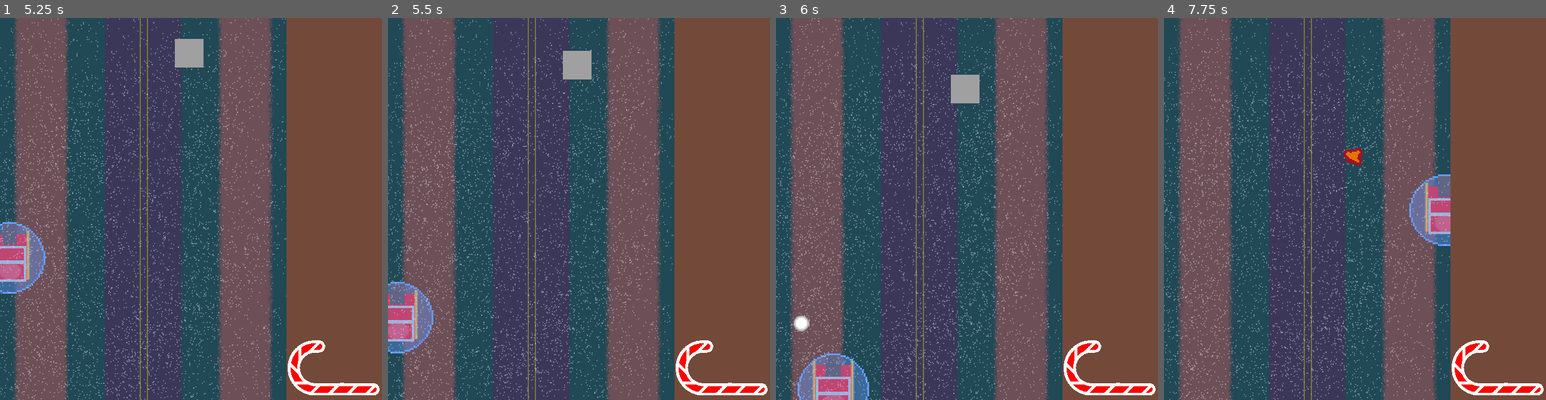
Above: before the commit, frames 1-4 (left to right).
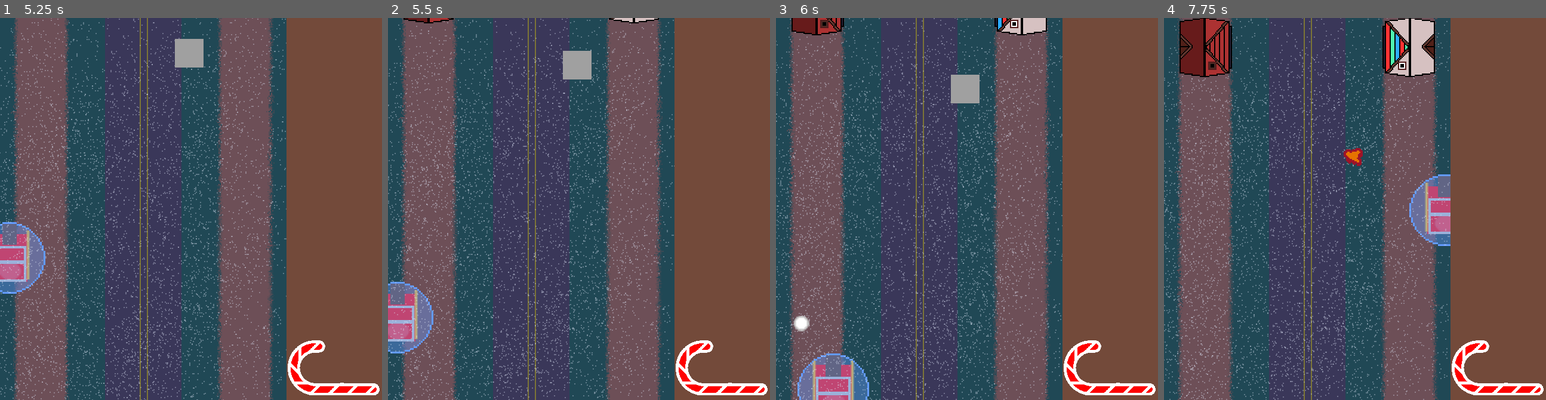
Above: after the commit, the same moments.

Repository: Zoidmania/gdex-2023-winter
Game: Godot game, scene res://stages/stage_north_america.tscn
The game is run twice, just before and just after one commit, with the same random seed, the same clock (stepped at 60 frames per second) and the same inputs. The engine's default icon, where the game draws it, is replaced by a stand-in: a white triangle on a blue panel in a dark square.
Inputs:
- Up to frame 1 (5.25 s): hold Right (santa_move_right) 0.53-1.28 s; tap Shift (santa_land_or_take_off) every 1.5 s from 0.6 to 5.1 s; hold Down (santa_move_down) 1.28-2.03 s; tap Space (santa_shoot) at 1.35, 2.85, 4.35 s; hold Right (santa_move_right) 2.03-2.78 s; hold Up (santa_move_up) 2.78-3.53 s; hold Left (santa_move_left) 3.53-5.03 s; hold Down (santa_move_down) from 5.03 s (still down)
- Up to frame 2 (5.5 s): keep holding Down (santa_move_down)
- Up to frame 3 (6 s): release Down (santa_move_down) at 5.78 s; hold Right (santa_move_right) from 5.78 s (still down); tap Space (santa_shoot) at 5.85 s
- Up to frame 4 (7.75 s): release Right (santa_move_right) at 6.53 s; hold Up (santa_move_up) 6.53-7.28 s; tap Shift (santa_land_or_take_off) at 6.6 s; hold Right (santa_move_right) from 7.28 s (still down); tap Space (santa_shoot) at 7.35 s

Frame 1 is identical in both runs. In frame 2, 0.2% of the frame differs, in the area x 4-71%, y 0-2%; in frame 3, 1.1%; in frame 4, 4.0%, in the area x 4-71%, y 0-16%.

Commit message:
house spawn shitty

Diff:
--- a/src/assets/house/BlueHouse.tscn
+++ /dev/null
@@ -1,24 +0,0 @@
-[gd_scene load_steps=3 format=3 uid="uid://djth6ix641105"]
-
-[ext_resource type="Texture2D" uid="uid://bpyr4yn6e3t0v" path="res://assets/house/blue_house.png" id="1_haoua"]
-
-[sub_resource type="GDScript" id="GDScript_eqf3o"]
-script/source = "extends House
-
-
-# Called when the node enters the scene tree for the first time.
-func _ready():
-    pass # Replace with function body.
-
-
-# Called every frame. 'delta' is the elapsed time since the previous frame.
-func _process(delta):
-    pass
-"
-
-[node name="BlueHouse" type="Node2D"]
-script = SubResource("GDScript_eqf3o")
-
-[node name="BlueHouse" type="Sprite2D" parent="."]
-texture = ExtResource("1_haoua")
-centered = false
--- a/src/assets/house/GreenHouse.tscn
+++ /dev/null
@@ -1,21 +0,0 @@
-[gd_scene load_steps=3 format=3 uid="uid://bhqkhrcyiy0vg"]
-
-[ext_resource type="Texture2D" uid="uid://d0hykm0k46e3w" path="res://assets/house/green_house.png" id="1_hk5dv"]
-
-[sub_resource type="GDScript" id="GDScript_ckhvr"]
-script/source = "extends House
-
-
-# Called when the node enters the scene tree for the first time.
-func _ready():
-    super() # Replace with function body.
-
-
-"
-
-[node name="GreeenHouse" type="Node2D"]
-script = SubResource("GDScript_ckhvr")
-
-[node name="GreenHouse" type="Sprite2D" parent="."]
-texture = ExtResource("1_hk5dv")
-centered = false
--- a/src/assets/house/RedHouse.tscn
+++ /dev/null
@@ -1,9 +0,0 @@
-[gd_scene load_steps=2 format=3 uid="uid://plev4cqu1mfk"]
-
-[ext_resource type="Texture2D" uid="uid://dreixqjl31t6k" path="res://assets/house/house.png" id="1_3uvo5"]
-
-[node name="RedHouse" type="Node2D"]
-
-[node name="House" type="Sprite2D" parent="."]
-texture = ExtResource("1_3uvo5")
-centered = false
--- a/src/assets/house/blue_house.tscn
+++ b/src/assets/house/blue_house.tscn
@@ -6,9 +6,8 @@
 [node name="BlueHouse" instance=ExtResource("1_d1y11")]
 
 [node name="VisibleOnScreenNotifier2D" parent="." index="0"]
-position = Vector2(25.5, 25.5)
-scale = Vector2(2.45, 2.55)
+position = Vector2(1, 42)
+scale = Vector2(2.45, 6.7)
 
 [node name="Sprite2D" type="Sprite2D" parent="." index="1"]
 texture = ExtResource("2_dfra5")
-centered = false
--- a/src/assets/house/delivery_house.tscn
+++ b/src/assets/house/delivery_house.tscn
@@ -5,6 +5,14 @@
 [ext_resource type="PackedScene" uid="uid://bsg7q3ew2mbni" path="res://assets/house/house.tscn" id="1_rgln3"]
 [ext_resource type="Texture2D" uid="uid://b4vbk5cplh0h4" path="res://assets/house/rgb_2.png" id="2_483vg"]
 [ext_resource type="Texture2D" uid="uid://ct1y10kymu2y8" path="res://assets/house/rgb_3.png" id="3_tv4ah"]
+
+[sub_resource type="RectangleShape2D" id="RectangleShape2D_l5sbe"]
+size = Vector2(51, 50)
+
+[sub_resource type="StyleBoxFlat" id="StyleBoxFlat_3ey42"]
+
+[sub_resource type="StyleBoxFlat" id="StyleBoxFlat_q2qtw"]
+bg_color = Color(1, 0.145098, 0, 1)
 
 [sub_resource type="SpriteFrames" id="SpriteFrames_sbfy5"]
 animations = [{
@@ -23,30 +31,20 @@
 "speed": 6.0
 }]
 
-[sub_resource type="RectangleShape2D" id="RectangleShape2D_l5sbe"]
-size = Vector2(51, 50)
-
-[sub_resource type="StyleBoxFlat" id="StyleBoxFlat_3ey42"]
-
-[sub_resource type="StyleBoxFlat" id="StyleBoxFlat_q2qtw"]
-bg_color = Color(1, 0.145098, 0, 1)
-
 [node name="DeliveryHouse" instance=ExtResource("1_rgln3")]
 script = ExtResource("1_h36dp")
 
-[node name="House" type="AnimatedSprite2D" parent="." index="1"]
-sprite_frames = SubResource("SpriteFrames_sbfy5")
-autoplay = "default"
-frame_progress = 0.143548
-centered = false
+[node name="VisibleOnScreenNotifier2D" parent="." index="0"]
+position = Vector2(2, 40)
+scale = Vector2(2.65, 6.6)
 
-[node name="Area2D" type="Area2D" parent="." index="2"]
+[node name="Area2D" type="Area2D" parent="." index="1"]
 
 [node name="CollisionShape2D" type="CollisionShape2D" parent="Area2D" index="0"]
-position = Vector2(25.5, 25)
+position = Vector2(1, 0)
 shape = SubResource("RectangleShape2D_l5sbe")
 
-[node name="ProgressBar" type="ProgressBar" parent="." index="3"]
+[node name="ProgressBar" type="ProgressBar" parent="." index="2"]
 visible = false
 offset_top = 52.0
 offset_right = 51.0
@@ -58,6 +56,12 @@
 value = 5.0
 show_percentage = false
 
-[node name="PresentTimer" type="Timer" parent="." index="4"]
+[node name="PresentTimer" type="Timer" parent="." index="3"]
 wait_time = 5.0
 one_shot = true
+
+[node name="House" type="AnimatedSprite2D" parent="." index="5"]
+sprite_frames = SubResource("SpriteFrames_sbfy5")
+autoplay = "default"
+frame = 1
+frame_progress = 0.0740572
--- a/src/assets/house/green_house.tscn
+++ b/src/assets/house/green_house.tscn
@@ -6,9 +6,8 @@
 [node name="GreenHouse" instance=ExtResource("1_vbtbp")]
 
 [node name="VisibleOnScreenNotifier2D" parent="." index="0"]
-position = Vector2(25, 26)
-scale = Vector2(2.4, 2.5)
+position = Vector2(-1.90735e-06, 32)
+scale = Vector2(2.4, 5.9)
 
 [node name="Sprite2D" type="Sprite2D" parent="." index="1"]
 texture = ExtResource("2_s5val")
-centered = false
--- a/src/assets/house/house.tscn
+++ b/src/assets/house/house.tscn
@@ -7,7 +7,10 @@
 script = ExtResource("1_bgkkt")
 
 [node name="VisibleOnScreenNotifier2D" type="VisibleOnScreenNotifier2D" parent="."]
+position = Vector2(0, 23.5)
+scale = Vector2(1, 3.35)
 
-[node name="MoveComponent" type="Node" parent="."]
+[node name="MoveComponent" type="Node" parent="." node_paths=PackedStringArray("actor")]
 script = ExtResource("2_yjpxm")
+actor = NodePath("..")
 velocity = Vector2(0, 20)
--- a/src/assets/house/red_house.tscn
+++ b/src/assets/house/red_house.tscn
@@ -6,9 +6,8 @@
 [node name="RedHouse" instance=ExtResource("1_rvc2y")]
 
 [node name="VisibleOnScreenNotifier2D" parent="." index="0"]
-position = Vector2(25.5, 26.5)
-scale = Vector2(2.55, 2.55)
+position = Vector2(1, 43)
+scale = Vector2(2.55, 6.7)
 
 [node name="Sprite2D" type="Sprite2D" parent="." index="1"]
 texture = ExtResource("2_uayip")
-centered = false
--- a/src/components/spawner_component.gd
+++ b/src/components/spawner_component.gd
@@ -27,6 +27,12 @@
 
     if not instance:
         instance = scene.instantiate()
+        if flipped:
+            for item in instance.get_children().filter(
+                func(element):
+                    return element is AnimatedSprite2D or element is Sprite2D
+            ):
+                item.flip_h = true
         parent.call_deferred("add_child", instance)
 
     instance.global_position = global_spawn_position
--- a/src/stages/house_generator.gd
+++ b/src/stages/house_generator.gd
@@ -23,9 +23,9 @@
     var type = randi_range(1, 10)
     if type == 10:
         delivery_house.spawn(right_spawn.global_position, get_tree().current_scene, null, true)
-    elif 1 <= type <= 3:
+    elif 1 <= type and type <= 3:
         red_house.spawn(right_spawn.global_position, get_tree().current_scene, null, true)
-    elif 4 <= type <= 6:
+    elif 4 <= type and type <= 6:
         blue_house.spawn(right_spawn.global_position, get_tree().current_scene, null, true)
     else:
         green_house.spawn(right_spawn.global_position, get_tree().current_scene, null, true)
@@ -34,9 +34,9 @@
     var type = randi_range(1, 10)
     if type == 10:
         delivery_house.spawn(left_spawn.global_position, get_tree().current_scene, null)
-    elif 1 <= type <= 3:
+    elif 1 <= type and type <= 3:
         red_house.spawn(left_spawn.global_position, get_tree().current_scene, null)
-    elif 4 <= type <= 6:
+    elif 4 <= type and type <= 6:
         blue_house.spawn(left_spawn.global_position, get_tree().current_scene, null)
     else:
         green_house.spawn(left_spawn.global_position, get_tree().current_scene, null)
--- a/src/stages/stage_north_america.tscn
+++ b/src/stages/stage_north_america.tscn
@@ -1,7 +1,8 @@
-[gd_scene load_steps=4 format=3 uid="uid://d1op0dhpjdb7l"]
+[gd_scene load_steps=5 format=3 uid="uid://d1op0dhpjdb7l"]
 
 [ext_resource type="PackedScene" uid="uid://cv75r8ff33mru" path="res://stages/stage.tscn" id="1_v1sby"]
 [ext_resource type="PackedScene" uid="uid://cyfrv23x7cjxg" path="res://stages/stage_na_enemy_generator.tscn" id="2_3sfko"]
+[ext_resource type="PackedScene" uid="uid://dpd5qlq771bi0" path="res://stages/house_generator.tscn" id="3_uf38x"]
 
 [sub_resource type="ParticleProcessMaterial" id="ParticleProcessMaterial_jb6tv"]
 resource_local_to_scene = true
@@ -18,3 +19,19 @@
 
 [node name="Snow" parent="." index="4"]
 process_material = SubResource("ParticleProcessMaterial_jb6tv")
+
+[node name="LeftSpawn" type="Marker2D" parent="." index="5"]
+position = Vector2(34, -30)
+
+[node name="RightSpawn" type="Marker2D" parent="." index="6"]
+position = Vector2(206, -30)
+
+[node name="HouseGenerator" parent="." index="7" node_paths=PackedStringArray("houseTimer", "sleigh", "right_spawn", "left_spawn") instance=ExtResource("3_uf38x")]
+houseTimer = NodePath("../HouseSpawn")
+sleigh = NodePath("../Sleigh")
+right_spawn = NodePath("../RightSpawn")
+left_spawn = NodePath("../LeftSpawn")
+
+[node name="HouseSpawn" type="Timer" parent="." index="8"]
+wait_time = 5.0
+autostart = true
